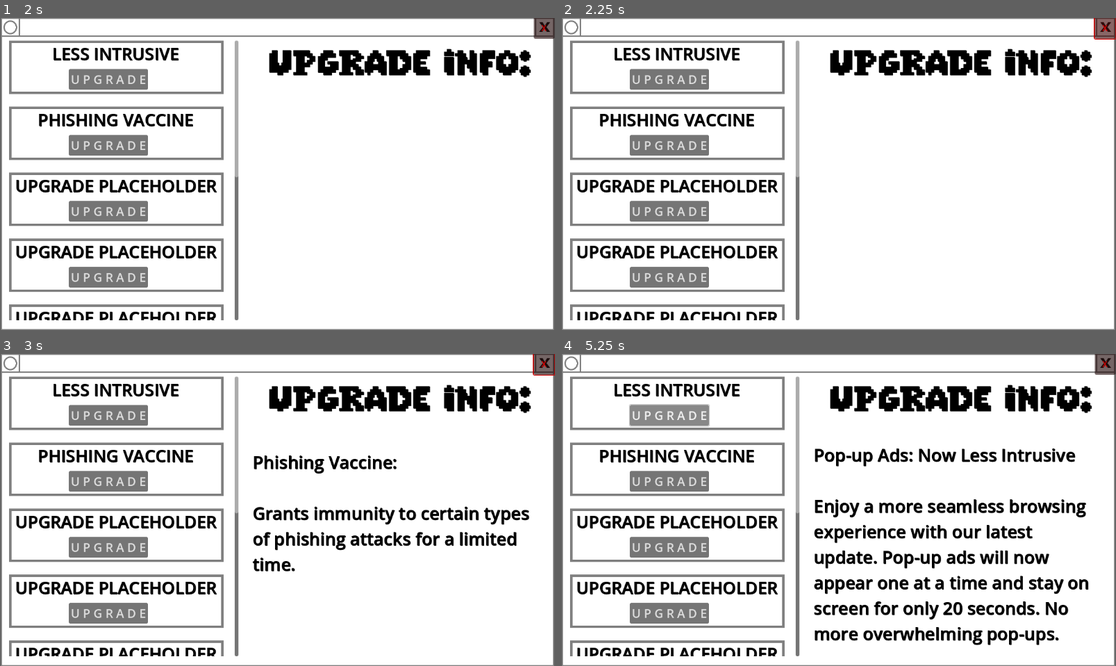
Above: before the commit, frames 1-4 (two rows, left to right).
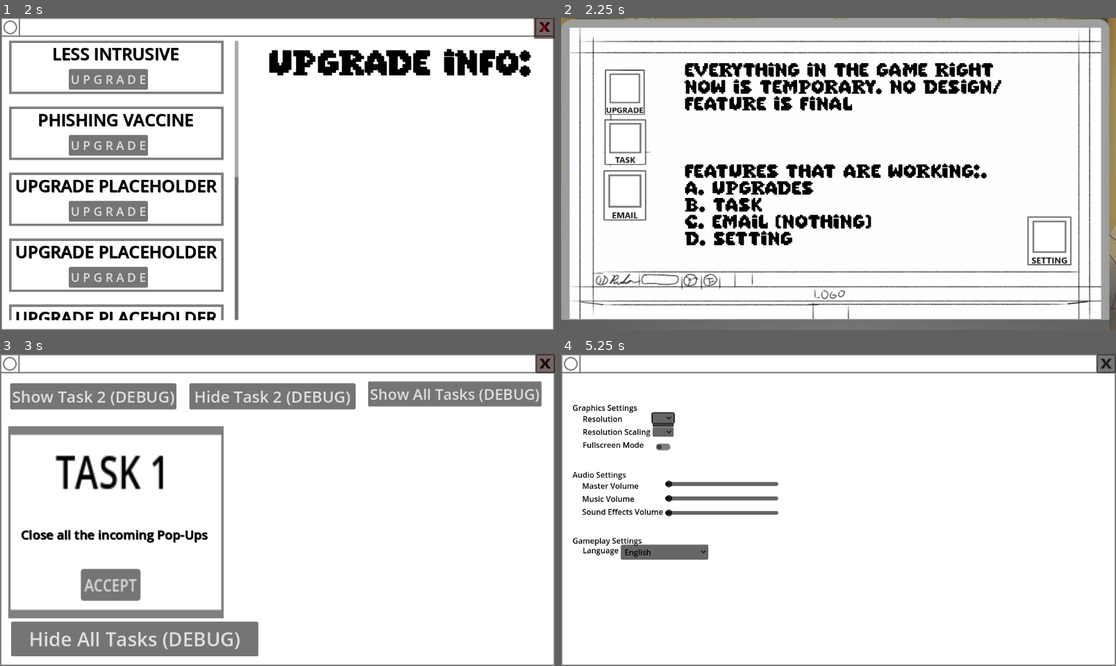
Above: after the commit, the same moments.

Repository: Bulaong-RuznielM/PhishSim---ANZUELO
Game: Godot game, scene res://SCENES/Main/menu.tscn
Same seed, same stepped clock (60 frames per second), same inputs: the game is played once before the commit and once after it. Sound files missing from this copy of the repository are replaced by a short silence.
Inputs (mouse positions are in pixels of both pictures, inside the frame that each line leads up to):
- Up to frame 1 (2 s): click "PLAY" at 0.5 s; click (66, 92) at 1.25 s
- Up to frame 2 (2.25 s): click "X" at 2 s
- Up to frame 3 (3 s): click (66, 478) at 2.77 s
- Up to frame 4 (5.25 s): click (1104, 363) at 3.52 s; click (1049, 575) at 4.27 s; click (672, 416) at 5 s, where only the run before the commit has a clickable "U P G R A D E"

Frame 1 is identical in both runs. In frame 2, 36% of the frame differs, in the area x 0-100%, y 0-100%; in frame 3, 29%; in frame 4, 25%.

Commit message:
Fix Structure Mix-Up
- Correct all broken links resulting from the file cleanup.
- Ensure that all references and paths are updated to reflect the new structure.

Diff:
--- a/SCENES/Main/Setting.tscn
+++ b/SCENES/Main/Setting.tscn
@@ -34,9 +34,9 @@
 
 [node name="GraphicsSettingsLabel" type="Label" parent="GridContainer/DummyLabel"]
 layout_mode = 0
-offset_left = 40.0
+offset_left = 24.0
 offset_top = 100.0
-offset_right = 175.0
+offset_right = 159.0
 offset_bottom = 123.0
 text = "Graphics Settings"
 
@@ -77,10 +77,10 @@
 
 [node name="AudioSettingsLabel" type="Label" parent="GridContainer/DummyLabel"]
 layout_mode = 0
-offset_left = 4.0
-offset_top = 216.0
-offset_right = 116.0
-offset_bottom = 239.0
+offset_left = 24.0
+offset_top = 239.0
+offset_right = 136.0
+offset_bottom = 262.0
 text = "Audio Settings"
 
 [node name="HBoxContainer" type="HBoxContainer" parent="GridContainer/DummyLabel/AudioSettingsLabel"]
@@ -121,10 +121,10 @@
 
 [node name="GameplaySettingsLabel" type="Label" parent="GridContainer/DummyLabel"]
 layout_mode = 0
-offset_left = 3.0
-offset_top = 316.0
-offset_right = 147.0
-offset_bottom = 339.0
+offset_left = 24.0
+offset_top = 376.0
+offset_right = 168.0
+offset_bottom = 399.0
 text = "Gameplay Settings"
 
 [node name="HBoxContainer" type="HBoxContainer" parent="GridContainer/DummyLabel/GameplaySettingsLabel"]
--- a/Scripts/setting.gd
+++ b/Scripts/setting.gd
@@ -1,7 +1,7 @@
 extends Control
 
-var settings_file_path = "res://Scripts/setting.json"
-var language_file_path = "res://Scripts/Language.json"
+var settings_file_path = "res://Scripts/Data/setting.json"
+var language_file_path = "res://Scripts/Data/Language.json"
 
 func _ready():
 	setup_language_options()
--- a/Scripts/task_ui.gd
+++ b/Scripts/task_ui.gd
@@ -1,7 +1,7 @@
 extends Control
 
 func _on_task_1_pressed() -> void:
-	get_tree().change_scene_to_file("res://SCENES/TASK SCENES/Task_1.tscn")
+	get_tree().change_scene_to_file("res://SCENES/Sub/Task_1.tscn")
 
 
 
--- a/Scripts/upgrades.gd
+++ b/Scripts/upgrades.gd
@@ -1,4 +1,4 @@
 extends Control
 
 func _on_exit_pressed() -> void:
-	get_tree().change_scene_to_file("res://SCENES/Game.tscn")
+	get_tree().change_scene_to_file("res://SCENES/Main/Game.tscn")
Not shown: 2 places in SCENES/Main/email.tscn that only renumber resources
Not shown: 5 places in SCENES/Main/menu.tscn that only renumber resources
Not shown: 14 places in SCENES/Main/upgrades.tscn that only renumber resources
